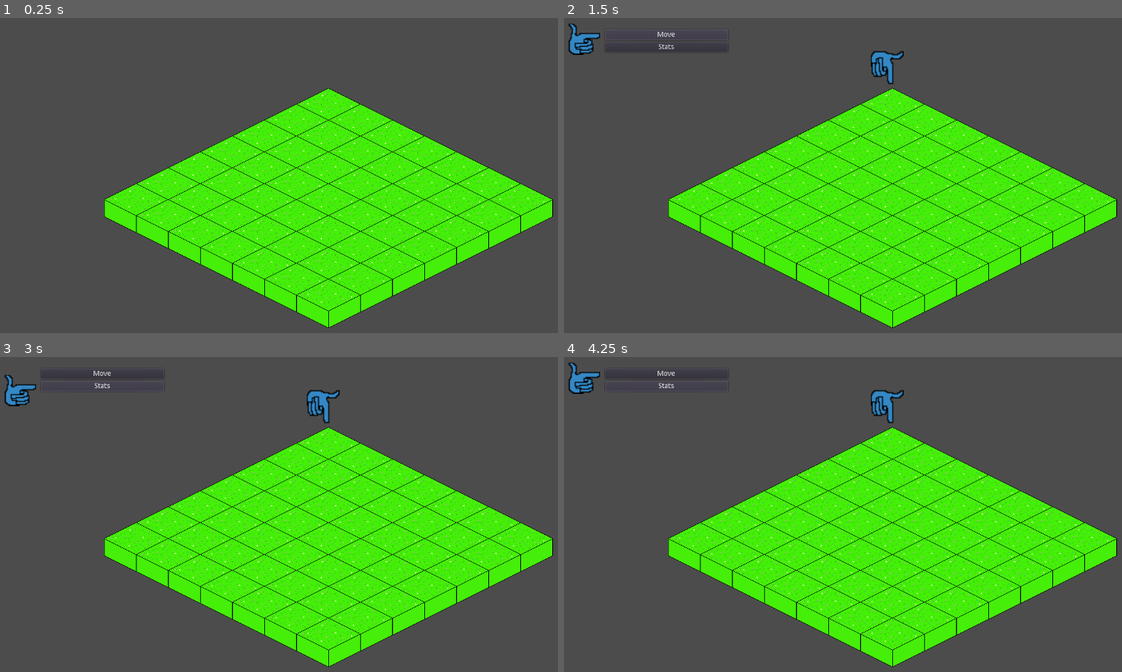
Above: before the commit, frames 1-4 (two rows, left to right).
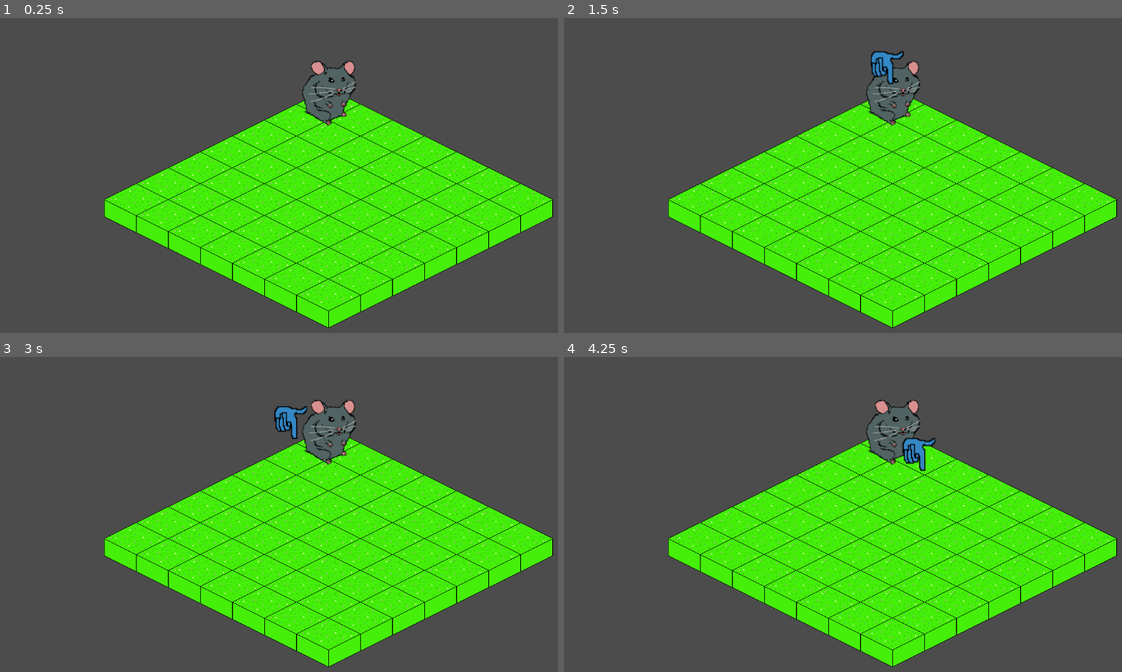
Above: after the commit, the same moments.

Repository: miishin/miipd
Game: Godot game, scene res://assets/scenes/7x7_board.tscn
The game is run twice, just before and just after one commit, with the same random seed, the same clock (stepped at 60 frames per second) and the same inputs. This scene is started directly instead of the project's main scene.
Inputs (mouse positions are in pixels of both pictures, inside the frame that each line leads up to):
- Up to frame 1 (0.25 s): no input
- Up to frame 2 (1.5 s): tap Enter at 0.5 s; hold Right (ui_right) 0.53-1.25 s; hold Space (ui_select) 0.53-1.25 s; tap Keypad Enter (ui_accept) at 0.77, 0.8, 1.07 s; click (664, 33) at 1.25 s, where only the run before the commit has a clickable "Move"
- Up to frame 3 (3 s): click (100, 385) at 2 s, where only the run before the commit has a clickable "Stats"; tap Keypad Enter (ui_accept) at 2.75, 2.85 s; hold Down (ui_down) from 2.78 s (still down)
- Up to frame 4 (4.25 s): tap Keypad Enter (ui_accept) at 3.02, 3.32, 3.5, 3.8 s; tap Space (ui_select) at 3.05 s; release Down (ui_down) at 3.53 s; hold Right (ui_right) from 3.53 s (still down); hold Space (ui_select) from 3.53 s (still down)

The runs differ from the first frame. In frame 1, 0.9% of the frame differs, in the area x 54-64%, y 13-35%; in frame 2, 1.3%; in frame 3, 2.0%, in the area x 0-64%, y 4-35%; in frame 4, 2.0%.

Commit message:
move unit on board, extend from class name

Diff:
--- a/assets/scenes/7x7_board.tscn
+++ b/assets/scenes/7x7_board.tscn
@@ -1,10 +1,11 @@
-[gd_scene load_steps=6 format=2]
+[gd_scene load_steps=7 format=2]
 
 [ext_resource path="res://assets/scripts/7x7_board.gd" type="Script" id=1]
 [ext_resource path="res://assets/scenes/board.tscn" type="PackedScene" id=2]
 [ext_resource path="res://assets/scenes/cursor_menu.tscn" type="PackedScene" id=3]
 [ext_resource path="res://assets/scenes/unit.tscn" type="PackedScene" id=4]
 [ext_resource path="res://assets/graphics/sprites/cursor.png" type="Texture" id=5]
+[ext_resource path="res://assets/scenes/hamster.tscn" type="PackedScene" id=6]
 
 [node name="Node2D" instance=ExtResource( 2 )]
 position = Vector2( 640, 0 )
@@ -34,12 +35,15 @@
 margin_bottom = 52.0
 text = "Stats"
 
-[node name="Hamster" parent="." index="1" instance=ExtResource( 4 )]
-z_index = 1
-
-[node name="Cursor" type="Sprite" parent="." index="2"]
+[node name="Cursor" type="Sprite" parent="." index="1"]
 visible = false
 rotation = 1.56742
 scale = Vector2( 2, 2 )
 z_index = 3
 texture = ExtResource( 5 )
+
+[node name="Hamster" parent="." index="2" instance=ExtResource( 4 )]
+z_index = 1
+
+[node name="Node2D" parent="Hamster" index="1" instance=ExtResource( 6 )]
+[connection signal="button_down" from="Menu/Move" to="." method="_on_move_button_down"]
--- a/assets/scenes/unit.tscn
+++ b/assets/scenes/unit.tscn
@@ -5,6 +5,4 @@
 [node name="Node2D" type="Node2D"]
 script = ExtResource( 1 )
 
-[node name="AnimatedSprite" type="AnimatedSprite" parent="."]
-
 [node name="Tween" type="Tween" parent="."]
--- a/assets/scripts/7x7_board.gd
+++ b/assets/scripts/7x7_board.gd
@@ -1,8 +1,9 @@
-extends "res://assets/scripts/board.gd"
+extends Board
 
 var tile_file = preload("res://assets/scenes/tile.tscn")
 var cursor_pos = Vector2(0, 0)
 var unit_pos = Vector2(0, 0)
+var moving : bool
 
 # Called when the node enters the scene tree for the first time.
 func _ready():
@@ -26,7 +27,15 @@
 #	pass
 
 func _input(event):
-	if event.is_action_pressed("ui_select"):
+	if $Menu.is_visible():
+		return
+	if moving and event.is_action_pressed("ui_accept"):
+		var tile_position = convert_coordinate(cursor_pos.x, cursor_pos.y)
+		$Hamster.move(tile_position[0], tile_position[1])
+		unit_pos = cursor_pos
+		moving = false
+		return
+	if event.is_action_pressed("ui_select") and cursor_pos == unit_pos:
 		$Menu.buttons[0].grab_focus()
 		$Menu.current_selection = 0
 		$Menu._move_cursor()
@@ -36,8 +45,6 @@
 		$Menu.hide()
 		return
 
-	if $Menu.is_visible():
-		return
 	var dx = 0
 	var dy = 0
 	if Input.is_action_just_pressed("ui_right"):
@@ -66,4 +73,5 @@
 		$Cursor.show()
 
 func _on_move_button_down():
-	print("i'm moving")
+	moving = true
+	$Menu.hide()
--- a/assets/scripts/board.gd
+++ b/assets/scripts/board.gd
@@ -1,4 +1,5 @@
 extends Node2D
+class_name Board
 
 var units # for showing turn order
 var tiles = []
--- a/assets/scripts/unit.gd
+++ b/assets/scripts/unit.gd
@@ -1,11 +1,14 @@
 extends Node2D
 
+class_name Unit
 var occupied_tile
 
 # Called when the node enters the scene tree for the first time.
 func _ready():
 	pass # Replace with function body.
 
-
 func move(x, y):
-	pass
+	$Tween.interpolate_property(self, "position",
+		self.position, Vector2(x, y), 1,
+		Tween.TRANS_LINEAR, Tween.EASE_IN_OUT)
+	$Tween.start()
--- a/project.godot
+++ b/project.godot
@@ -8,9 +8,20 @@
 
 config_version=4
 
-_global_script_classes=[  ]
+_global_script_classes=[ {
+"base": "Node2D",
+"class": "Board",
+"language": "GDScript",
+"path": "res://assets/scripts/board.gd"
+}, {
+"base": "Node2D",
+"class": "Unit",
+"language": "GDScript",
+"path": "res://assets/scripts/unit.gd"
+} ]
 _global_script_class_icons={
-
+"Board": "",
+"Unit": ""
 }
 
 [application]
@@ -29,6 +40,16 @@
 
 script_templates_search_path="res://assets/scripts"
 
+[input]
+
+ui_accept={
+"deadzone": 0.5,
+"events": [ Object(InputEventKey,"resource_local_to_scene":false,"resource_name":"","device":0,"alt":false,"shift":false,"control":false,"meta":false,"command":false,"pressed":false,"scancode":90,"unicode":0,"echo":false,"script":null)
+, Object(InputEventKey,"resource_local_to_scene":false,"resource_name":"","device":0,"alt":false,"shift":false,"control":false,"meta":false,"command":false,"pressed":false,"scancode":16777222,"unicode":0,"echo":false,"script":null)
+, Object(InputEventJoypadButton,"resource_local_to_scene":false,"resource_name":"","device":0,"button_index":0,"pressure":0.0,"pressed":false,"script":null)
+ ]
+}
+
 [rendering]
 
 environment/default_environment="res://default_env.tres"
